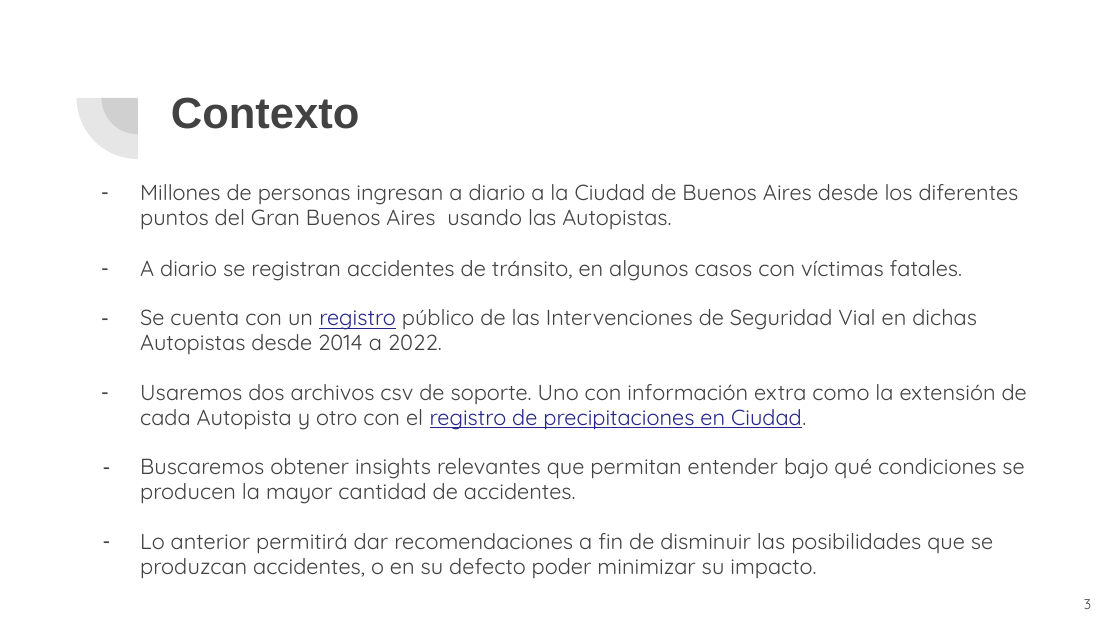
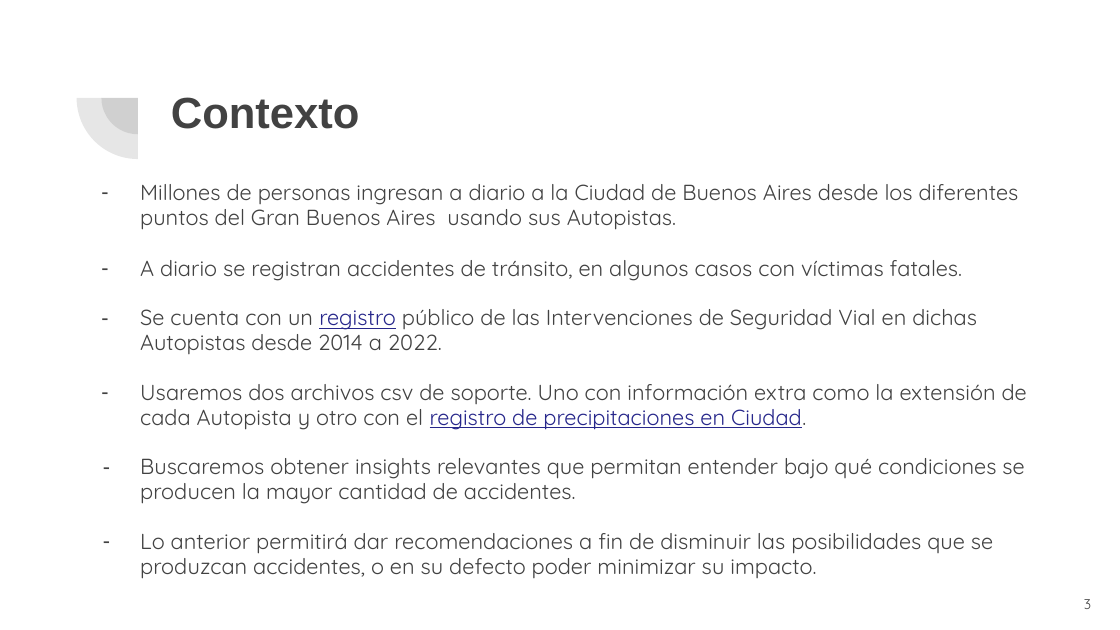
Before and after one commit to pbravi/datascience, a slide deck: slide 3 of ProyectoFinal/Intervenciones de Seguridad Vial.pptx. Drawn at 1120x630 pixels with LibreOffice and Linux fonts; fonts in the diff are those of the drawing. Boxes give left, top, right and bottom in pixels: in the first picture for what was removed or moved away, otherwise in the second. Text is boxed around its words. In the diff, an @@ line names an element or a change of style, - is before the commit and + after.

```diff
--- a/ProyectoFinal/Intervenciones de Seguridad Vial.pptx
+++ b/ProyectoFinal/Intervenciones de Seguridad Vial.pptx
@@ text at (140, 184, 1019, 230): text changed @@
-– Millones de personas ingresan a diario a la Ciudad de Buenos Aires desde los diferentes puntos del Gran Buenos Aires usando las Autopistas.
+– Millones de personas ingresan a diario a la Ciudad de Buenos Aires desde los diferentes puntos del Gran Buenos Aires usando sus Autopistas.
```
Also in this commit, not shown: 1 other slide changed, 5 slides added.
